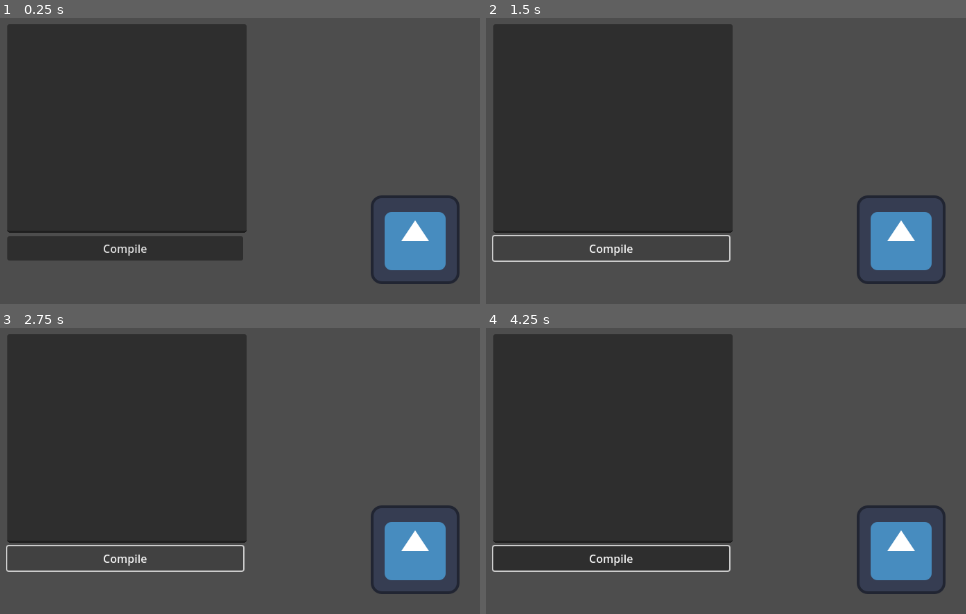
Above: before the commit, frames 1-4 (two rows, left to right).
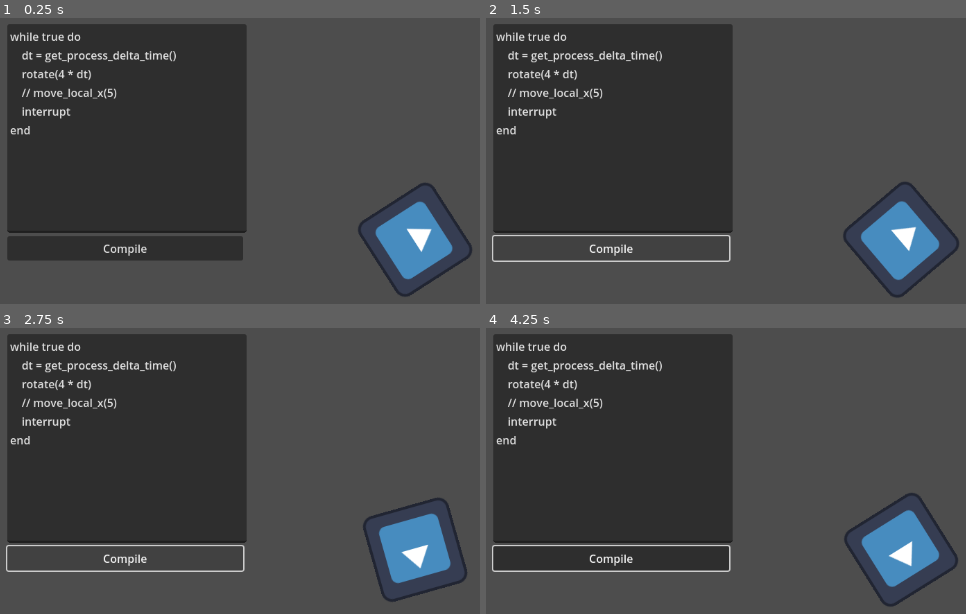
Above: after the commit, the same moments.

Repository: ratkingsminion/gompl
Game: Godot game, scene res://live.tscn
Two runs of this game, one before a commit and one after it. Both use one fixed random seed, a clock stepped at 60 frames per second and the inputs below. This scene is started directly instead of the project's main scene. The engine's default icon, where the game draws it, is replaced by a stand-in: a white triangle on a blue panel in a dark square.
Inputs (mouse positions are in pixels of both pictures, inside the frame that each line leads up to):
- Up to frame 1 (0.25 s): no input
- Up to frame 2 (1.5 s): click "Compile" at 0.5 s; click "Compile" at 1.25 s
- Up to frame 3 (2.75 s): click "Compile" at 2 s
- Up to frame 4 (4.25 s): move the mouse to (outside the picture) at 2.77 s; move the mouse to (726, 573) at 3.52 s

The runs differ from the first frame. In frame 1, 3.7% of the frame differs, in the area x 2-99%, y 4-98%; in frame 2, 3.8%; in frame 3, 3.5%; in frame 4, 3.9%.
Error before the commit: Parse Error: Invalid argument for "eval()" function: argument 4 should be "int" but is "Dictionary". (res://live.gd:28)

Commit message:
fix a wrong function call and update the readme

Diff:
--- a/live.gd
+++ b/live.gd
@@ -25,7 +25,7 @@
 func _process(_delta: float) -> void:
 	if not gompl.err:
 		# the code is compiled every frame, this is wasteful, but okay for this small example
-		gompl.eval(code, null, 5000, state)
+		gompl.eval(code, null, state, 5000)
 		if gompl.err: code_error.text = gompl.err
 		#gompl.debug_printing = false
 
Not shown, changed: README.md
